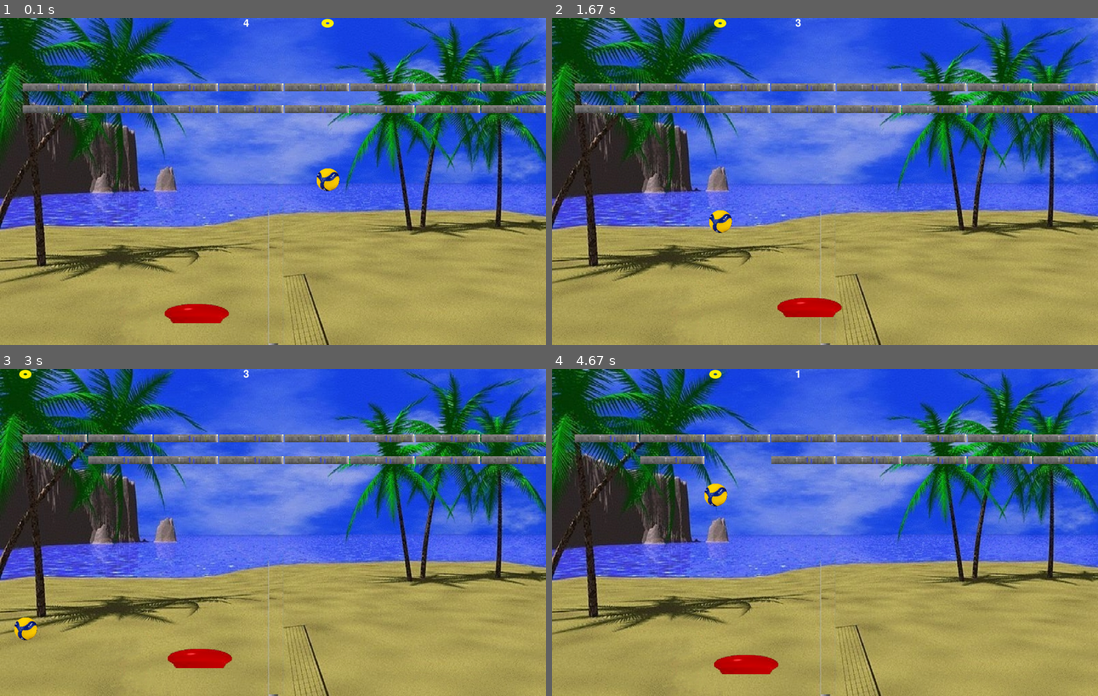
Above: before the commit, frames 1-4 (two rows, left to right).
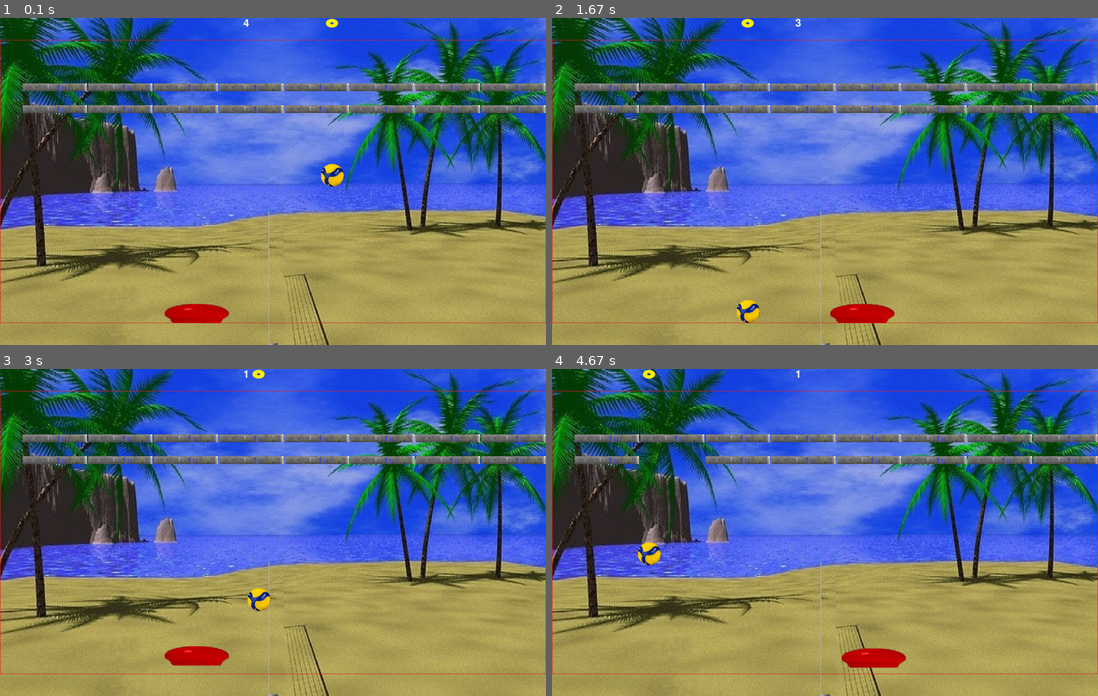
Above: after the commit, the same moments.

Repository: 3strategy/PyGameBreakout
Game: pygame game, started from pyGameBreakOut.py
Two runs of this game, one before a commit and one after it. Both use one fixed random seed, a clock stepped at 60 frames per second and the inputs below.
Inputs:
- Up to frame 1 (0.1 s): no input
- Up to frame 2 (1.67 s): hold D 0.33-0.8 s; hold W 0.83-1.13 s; hold D 1.17-1.63 s
- Up to frame 3 (3 s): hold A 2.23-2.63 s; hold W from 2.67 s (still down)
- Up to frame 4 (4.67 s): release W at 3.03 s; hold D 3.07-3.7 s; hold A 3.73-4.2 s; hold D from 4.23 s (still down)

The runs differ from the first frame. In frame 1, 0.9% of the frame differs, in the area x 0-100%, y 0-94%; in frame 2, 2.3%; in frame 3, 1.7%; in frame 4, 3.2%.

Commit message:
הורדת מהירויות שחקן וכדור. הצגת BOUNDRY לצורך דיבוג

Diff:
--- a/ball.py
+++ b/ball.py
@@ -38,8 +38,8 @@
 
         SharedSprite.reinit(self)
 
-        self.dY = 10
-        self.dX = -10
+        self.dY = 8
+        self.dX = -8
 
     def score(self, fault):
         p: Player = self.players[0]
--- a/player.py
+++ b/player.py
@@ -15,7 +15,7 @@
     def __init__(self, side):
         self.side = side
         self.speed = speed
-        self.horisontal_speed = speed * 0.3
+        self.horisontal_speed = speed * 0.5
         self.state = State.Still
         self.h_state = State.Still
         self.__fault: Fault = Fault.Ok
--- a/pyGameBreakOut.py
+++ b/pyGameBreakOut.py
@@ -48,7 +48,7 @@
     Player.ball = ball  # give player a static reference to ball.
 
     # Initialise sprites' groups
-    playersprites = pygame.sprite.RenderPlain(players)
+    playersprites = pygame.sprite.RenderPlain(players,boundry)
     ballsprites = pygame.sprite.RenderPlain(ball, pointer)
 
 
